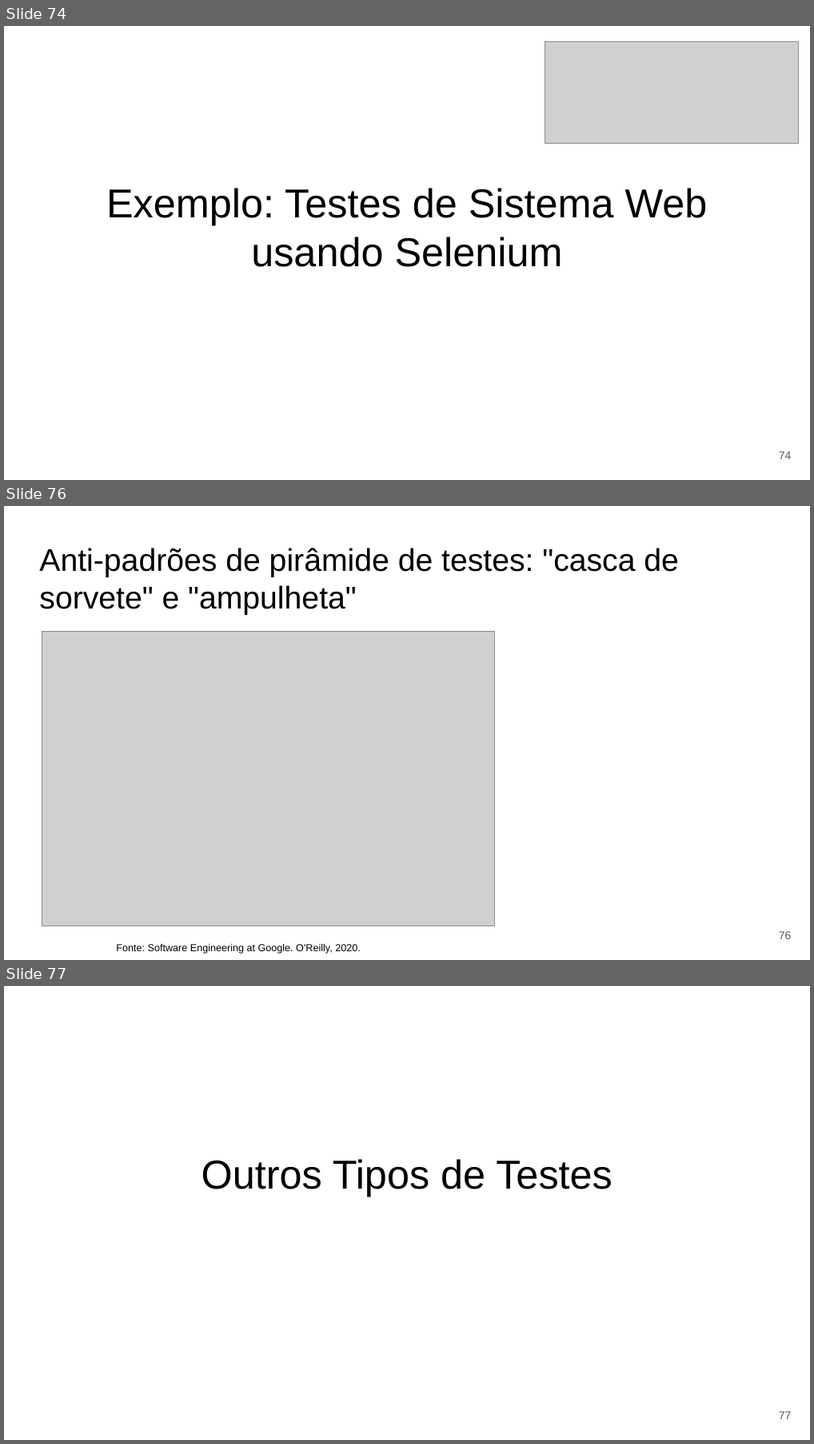
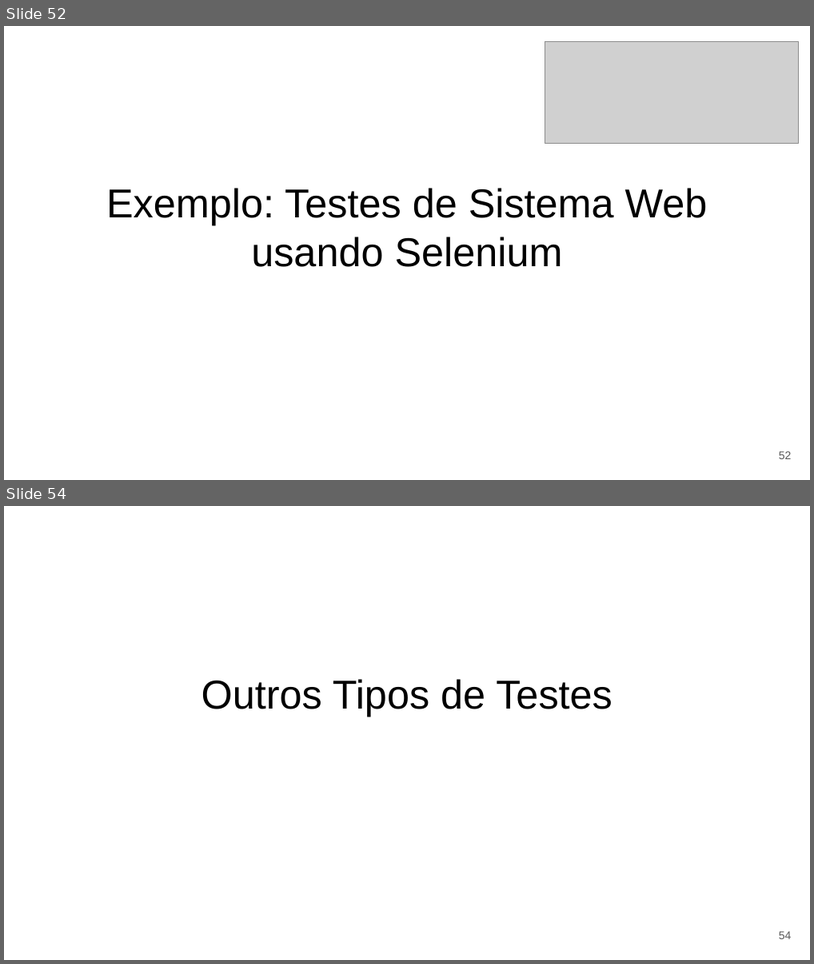
Before and after one commit to eduardocunha11/firstblog, a slide deck: aulas/gsi526/aula12-testes.pptx. Shown one above the other, each under a label of ours: slides 74, 76 and 77 before the commit, slides 52 and 54 after it; the slides between them are not shown. The pictures are 814x1444 and 814x964 pixels, drawn with LibreOffice and Linux fonts; fonts in the diff are those of the drawing; grey boxes stand for pictures. Boxes give left, top, right and bottom in pixels: in the first picture for what was removed or moved away, otherwise in the second. Text is boxed around its words. In the diff, an @@ line names an element or a change of style, - is before the commit and + after.

Commit message:
aula sobre testes simplificada

```diff
--- a/aulas/gsi526/aula12-testes.pptx
+++ b/aulas/gsi526/aula12-testes.pptx
@@ slide 76 removed at box(4, 506, 810, 960), background #FFFFFF @@
@@ title removed at box(39, 548, 679, 615) @@
-Anti-padrões de pirâmide de testes: "casca de sorvete" e "ampulheta"
@@ picture removed at box(42, 631, 495, 926) @@
@@ page number removed at box(779, 931, 792, 939) @@
-76
@@ text removed at box(116, 944, 361, 953) @@
-Fonte: Software Engineering at Google. O'Reilly, 2020.
@@ what was slide 74 is now slide 52 @@
@@ page number at box(779, 451, 792, 459): text changed @@
-74
+52
@@ what was slide 77 is now slide 54 @@
@@ page number at box(779, 931, 792, 939): text changed @@
-77
+54
```
Also in this commit, not shown: 33 slides changed, 1 slide added, 23 other slides removed, 3 other files.
